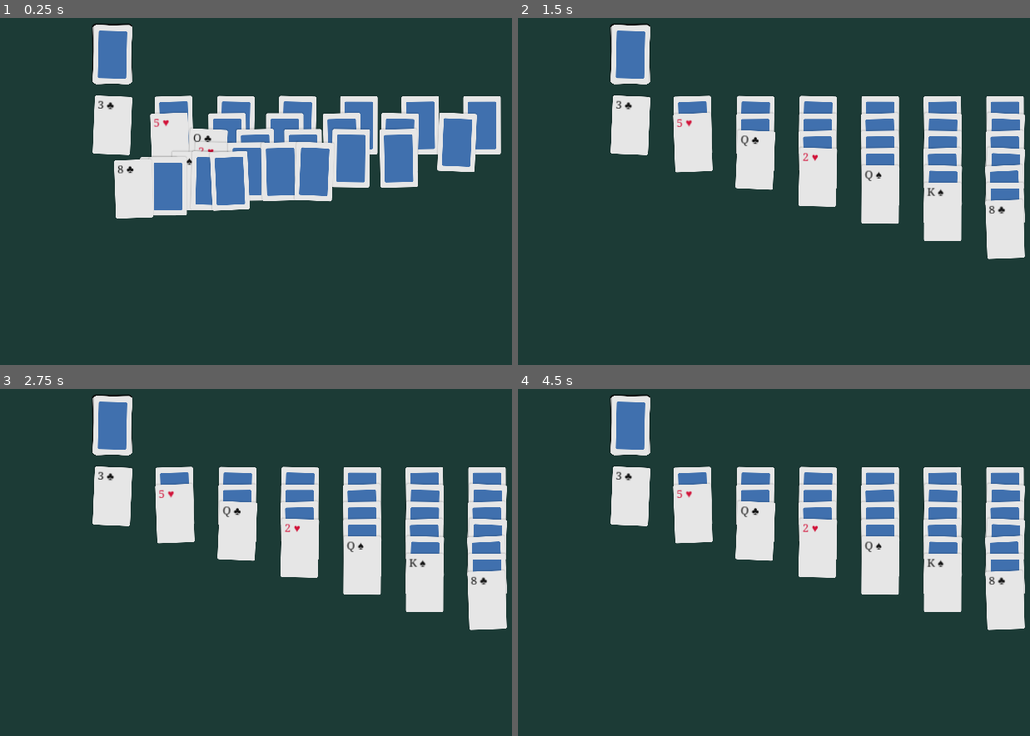
Above: before the commit, frames 1-4 (two rows, left to right).
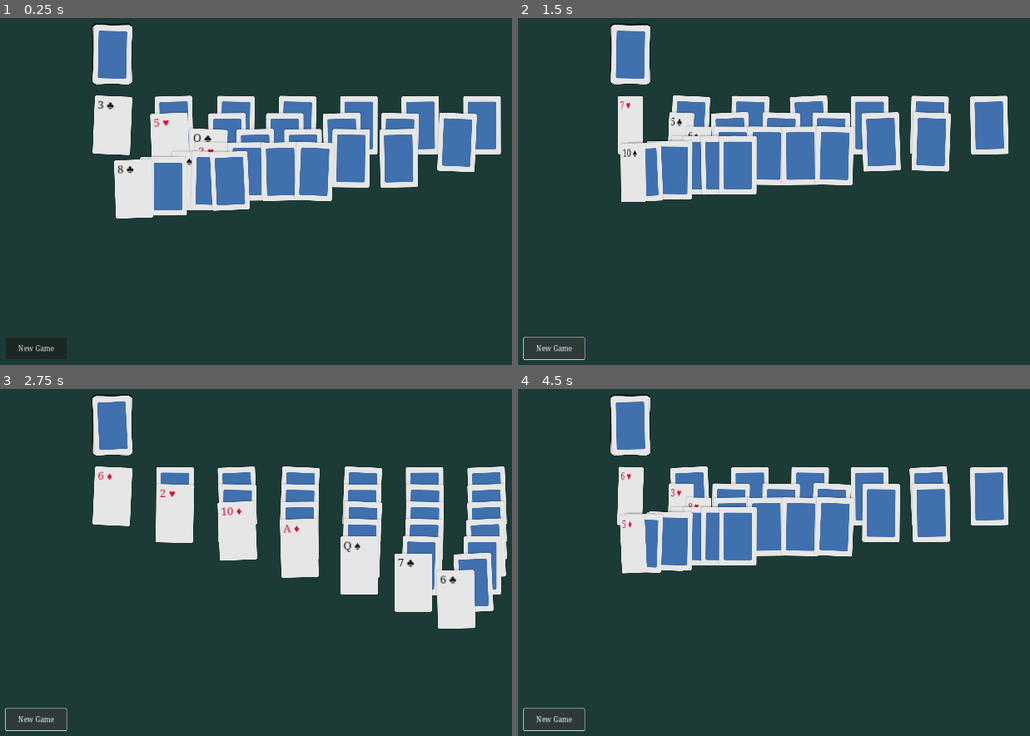
Above: after the commit, the same moments.

Repository: benet1one/klondike
Game: Godot game, scene res://menu.tscn
Same seed, same stepped clock (60 frames per second), same inputs: the game is played once before the commit and once after it. Before the commit the project starts from res://game.tscn.
Inputs (mouse positions are in pixels of both pictures, inside the frame that each line leads up to):
- Up to frame 1 (0.25 s): no input
- Up to frame 2 (1.5 s): click (630, 125) at 0.52 s; click (553, 347) at 1.25 s, where only the run after the commit has a clickable "New Game"
- Up to frame 3 (2.75 s): click (35, 718) at 2 s, where only the run after the commit has a clickable "New Game"
- Up to frame 4 (4.5 s): click (630, 496) at 2.77 s; click (630, 496) at 3.52 s; click (553, 718) at 4.25 s, where only the run after the commit has a clickable "New Game"

The runs differ from the first frame. In frame 1, less than 0.1% of the frame differs, in the area x 3-11%, y 94-97%; in frame 2, 18%; in frame 3, 4.6%; in frame 4, 18%, in the area x 0-100%, y 1-99%.

Commit message:
Created first overlay

Diff:
--- /dev/null
+++ b/menu.gd
@@ -0,0 +1,13 @@
+extends Node2D
+
+var game_scene: PackedScene = load("res://game.tscn")
+
+func new_game() -> void:
+	$Game.free()
+	var newgame = game_scene.instantiate()
+	newgame.name = "Game"
+	add_child(newgame)
+	$Overlay.move_to_front()
+
+func _on_new_game_pressed() -> void:
+	new_game()
--- /dev/null
+++ b/menu.tscn
@@ -0,0 +1,31 @@
+[gd_scene load_steps=5 format=3 uid="uid://4dtp5drfwqis"]
+
+[ext_resource type="Script" path="res://menu.gd" id="1_f66sx"]
+[ext_resource type="PackedScene" uid="uid://tsksolp4576f" path="res://game.tscn" id="1_xki47"]
+[ext_resource type="FontFile" uid="uid://837aolsscops" path="res://NotoSerif.ttf" id="3_wyfss"]
+
+[sub_resource type="Theme" id="Theme_iiw2s"]
+default_font = ExtResource("3_wyfss")
+default_font_size = 20
+
+[node name="Menu" type="Node2D"]
+script = ExtResource("1_f66sx")
+
+[node name="Game" parent="." instance=ExtResource("1_xki47")]
+
+[node name="Overlay" type="Control" parent="."]
+layout_mode = 3
+anchors_preset = 0
+offset_right = 40.0
+offset_bottom = 40.0
+theme = SubResource("Theme_iiw2s")
+
+[node name="NewGame" type="Button" parent="Overlay"]
+layout_mode = 0
+offset_left = 58.0
+offset_top = 968.0
+offset_right = 232.0
+offset_bottom = 1030.0
+text = "New Game"
+
+[connection signal="pressed" from="Overlay/NewGame" to="." method="_on_new_game_pressed"]
--- a/project.godot
+++ b/project.godot
@@ -11,7 +11,7 @@
 [application]
 
 config/name="Klondike"
-run/main_scene="res://game.tscn"
+run/main_scene="res://menu.tscn"
 config/features=PackedStringArray("4.3", "GL Compatibility")
 config/icon="res://icon.svg"
 
